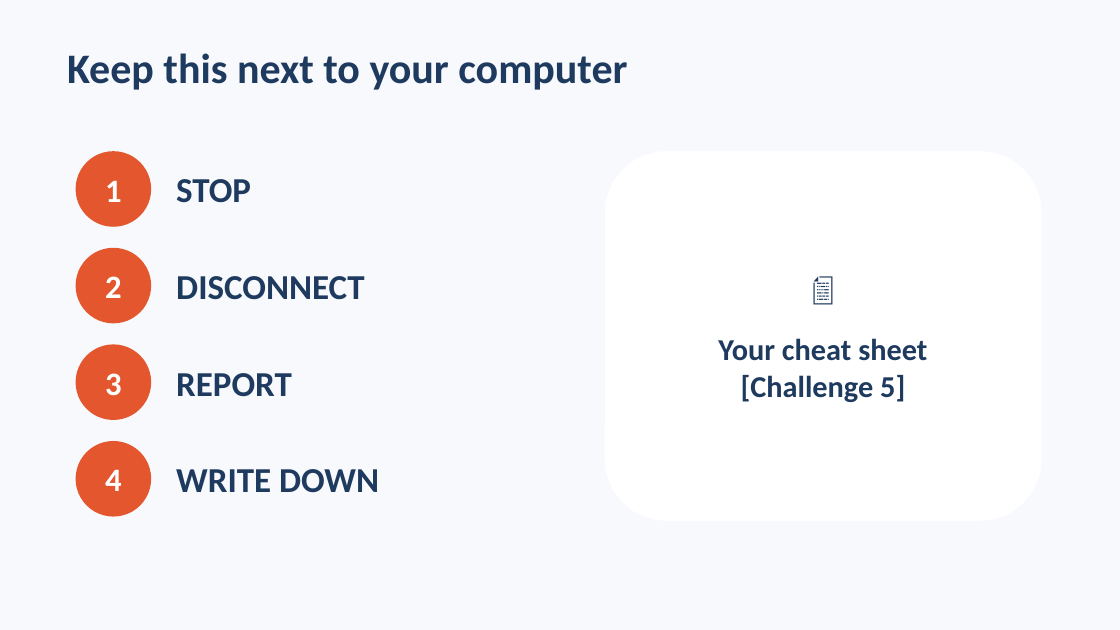
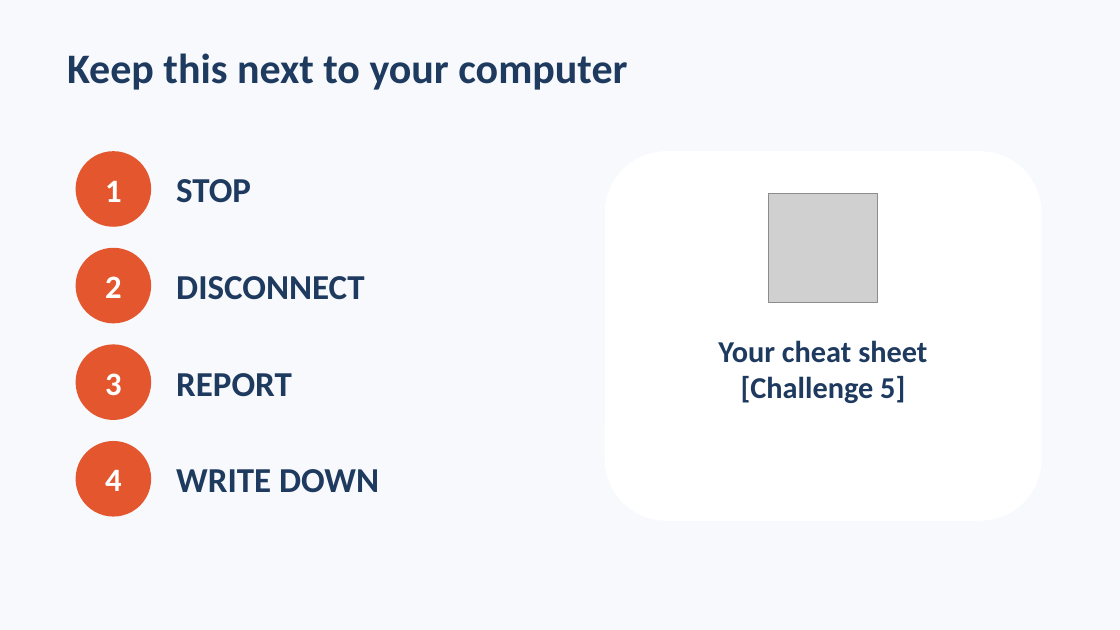
Before and after one commit to algoga22/Focus-Activity-Training3, a slide deck: slide 21 of slides/Training3_Slides.pptx. Drawn at 1120x630 pixels with LibreOffice and Linux fonts; fonts in the diff are those of the drawing; grey boxes stand for pictures. Boxes give left, top, right and bottom in pixels: in the first picture for what was removed or moved away, otherwise in the second. Text is boxed around its words. In the diff, an @@ line names an element or a change of style, - is before the commit and + after.

```diff
--- a/slides/Training3_Slides.pptx
+++ b/slides/Training3_Slides.pptx
@@ picture added at (769, 193, 878, 302) @@
@@ text in rounded rectangle at (718, 338, 927, 402): text removed @@
-📄
-Your cheat sheet
-[Challenge 5]
@@ text added at (718, 340, 927, 403), 26 pt, text #1F3A5F, bold @@
+Your cheat sheet
+[Challenge 5]
```
Also in this commit, not shown: 6 other slides changed, 4 other files.
